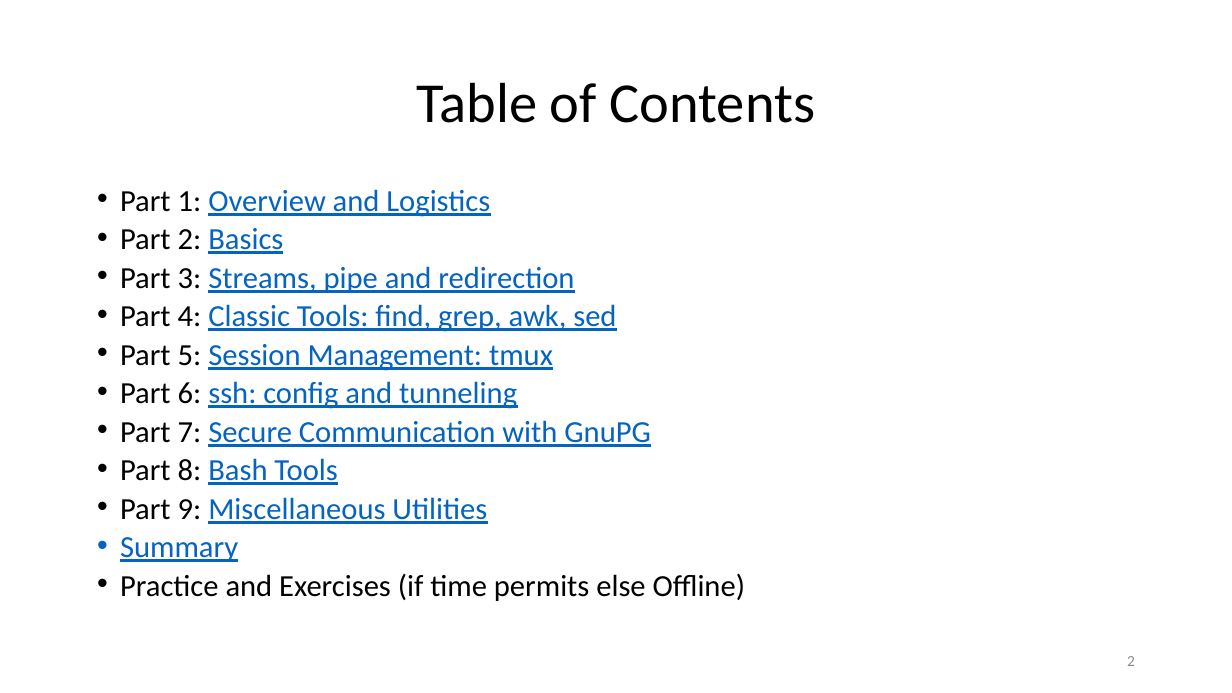
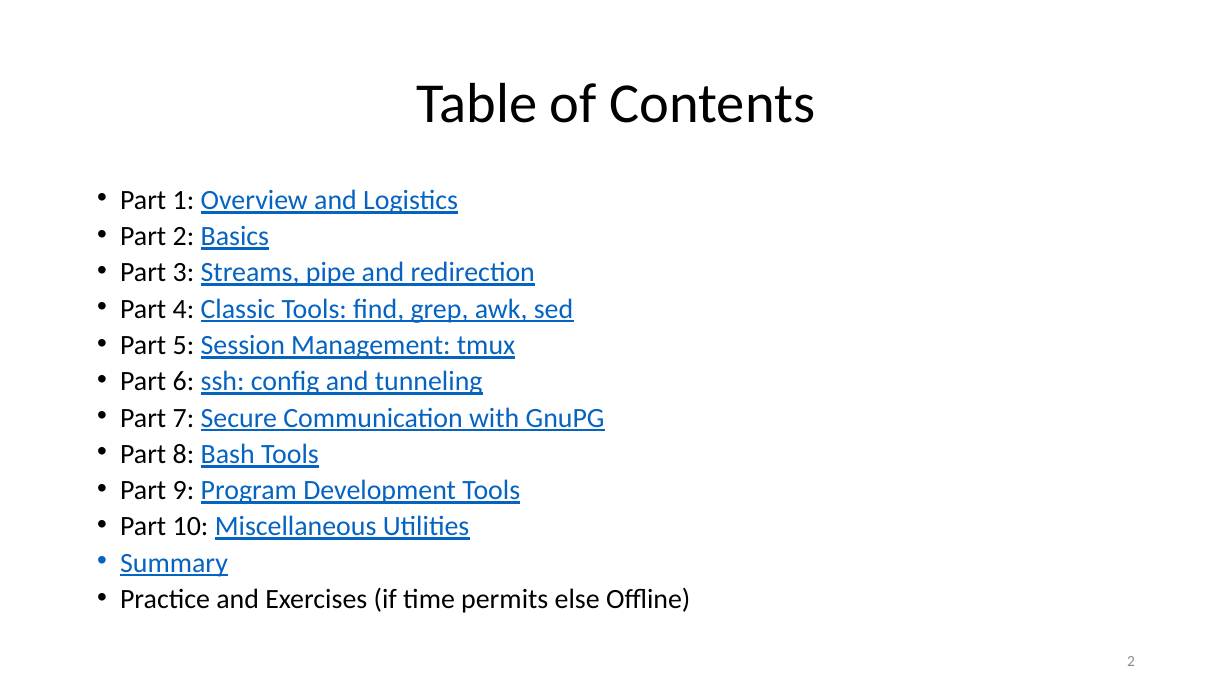
Before and after one commit to ketancmaheshwari/lisa19, a slide deck: slide 2 of lpt_LISA.pptx. Drawn at 1232x693 pixels with LibreOffice and Linux fonts; fonts in the diff are those of the drawing. Boxes give left, top, right and bottom in pixels: in the first picture for what was removed or moved away, otherwise in the second. Text is boxed around its words. In the diff, an @@ line names an element or a change of style, - is before the commit and + after.

Commit message:
Added a section on program development

```diff
--- a/lpt_LISA.pptx
+++ b/lpt_LISA.pptx
@@ text at [120,189,690,613]: size 17.9 to 16.3 pt in "Part 1: Overview and Logistics", "Part 2: Basics", "Part 3: Streams, pipe and redirection", "Part 4: Classic Tools: find, grep, awk, ..." and 6 more places @@
@@ text at [120,479,520,540]: text changed; size 17.9 to 16.3 pt @@
-• Part 9: Miscellaneous Utilities
+• Part 9: Program Development Tools
+• Part 10: Miscellaneous Utilities
```
Also in this commit, not shown: 2 other slides changed, 6 slides added, 1 other file.
